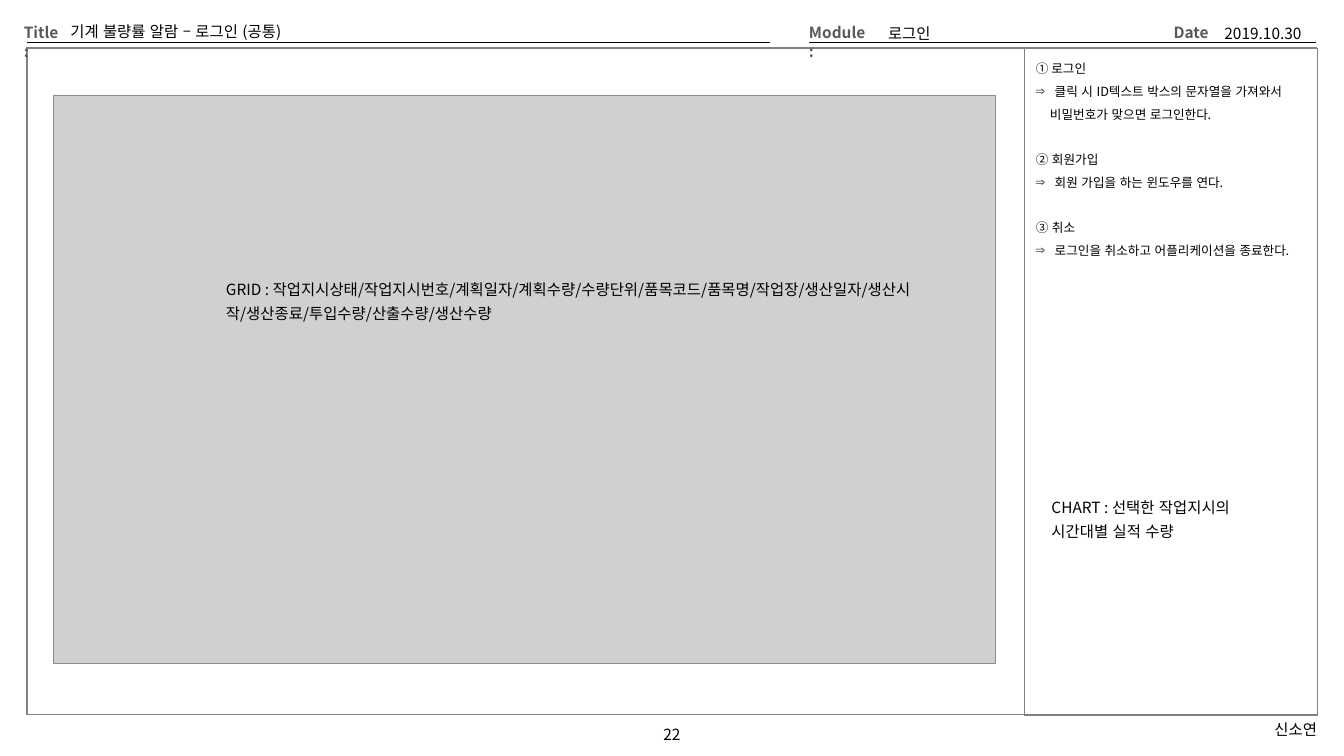
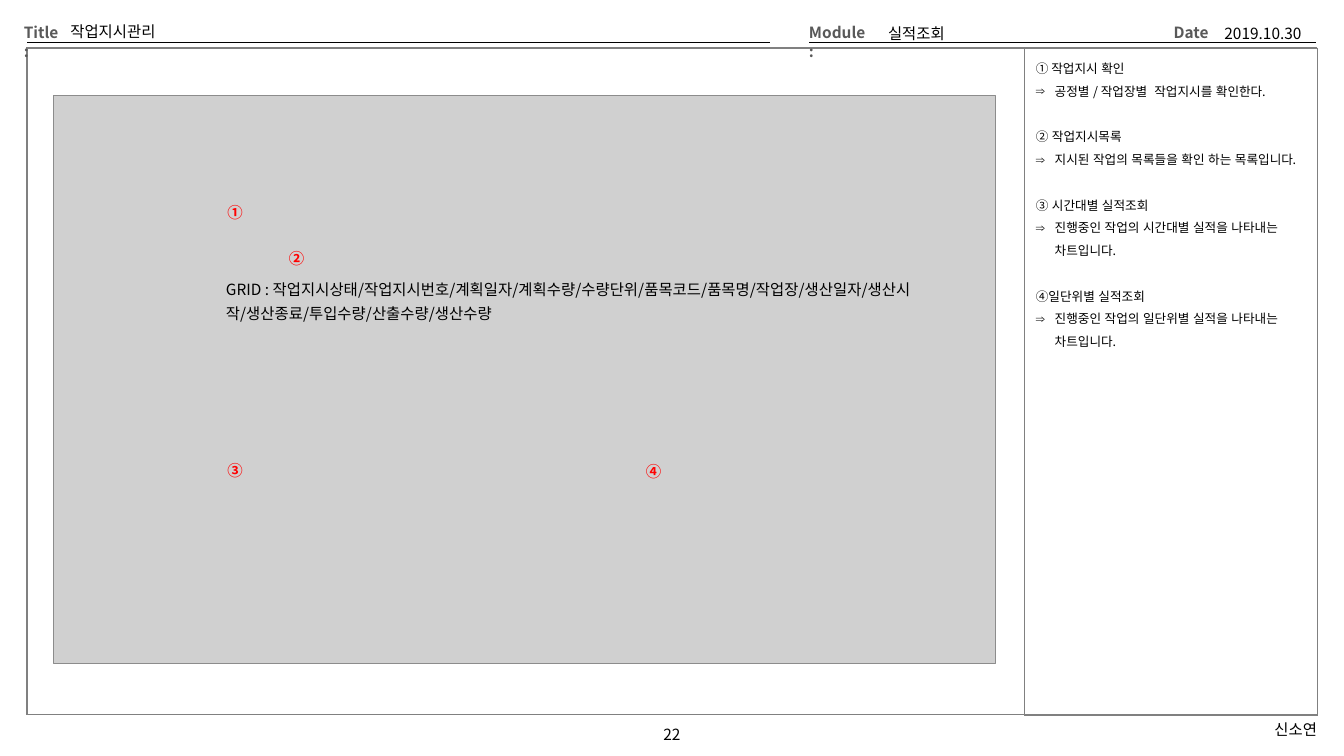
Before and after one commit to Cliedy-s/Team4, a slide deck: slide 22 of source/TEMP/Team4화면설계 - 김상영.pptx. Drawn at 1344x756 pixels with LibreOffice and Linux fonts; fonts in the diff are those of the drawing; grey boxes stand for pictures. Boxes give left, top, right and bottom in pixels: in the first picture for what was removed or moved away, otherwise in the second. Text is boxed around its words. In the diff, an @@ line names an element or a change of style, - is before the commit and + after.

```diff
--- a/source/TEMP/Team4화면설계 - 김상영.pptx
+++ b/source/TEMP/Team4화면설계 - 김상영.pptx
@@ title at (x1=70, y1=24, x2=155, y2=39): text changed @@
-기계 불량률 알람 – 로그인 (공통)
+작업지시관리
@@ text at (x1=888, y1=26, x2=945, y2=43): text changed @@
-로그인
+실적조회
@@ text at (x1=1036, y1=62, x2=1296, y2=347): text changed @@
-① 로그인
-⇒ 클릭 시 ID텍스트 박스의 문자열을 가져와서
-비밀번호가 맞으면 로그인한다.
-② 회원가입
-⇒ 회원 가입을 하는 윈도우를 연다.
-③ 취소
-⇒ 로그인을 취소하고 어플리케이션을 종료한다.
+① 작업지시 확인
+⇒ 공정별 / 작업장별 작업지시를 확인한다.
+② 작업지시목록
+⇒ 지시된 작업의 목록들을 확인 하는 목록입니다.
+③ 시간대별 실적조회
+⇒ 진행중인 작업의 시간대별 실적을 나타내는 차트입니다.
+④일단위별 실적조회
+⇒ 진행중인 작업의 일단위별 실적을 나타내는 차트입니다.
@@ text added at (x1=227, y1=205, x2=242, y2=220), 11 pt, text #FF0000, bold @@
+①
@@ text added at (x1=289, y1=251, x2=304, y2=266), 11 pt, text #FF0000, bold @@
+②
@@ text added at (x1=227, y1=463, x2=242, y2=478), 11 pt, text #FF0000, bold @@
+③
@@ text added at (x1=646, y1=464, x2=661, y2=479), 11 pt, text #FF0000, bold @@
+④
@@ text removed at (x1=1051, y1=500, x2=1230, y2=539) @@
-CHART : 선택한 작업지시의 시간대별 실적 수량
```
Also in this commit, not shown: 13 other slides changed, 1 other file.
